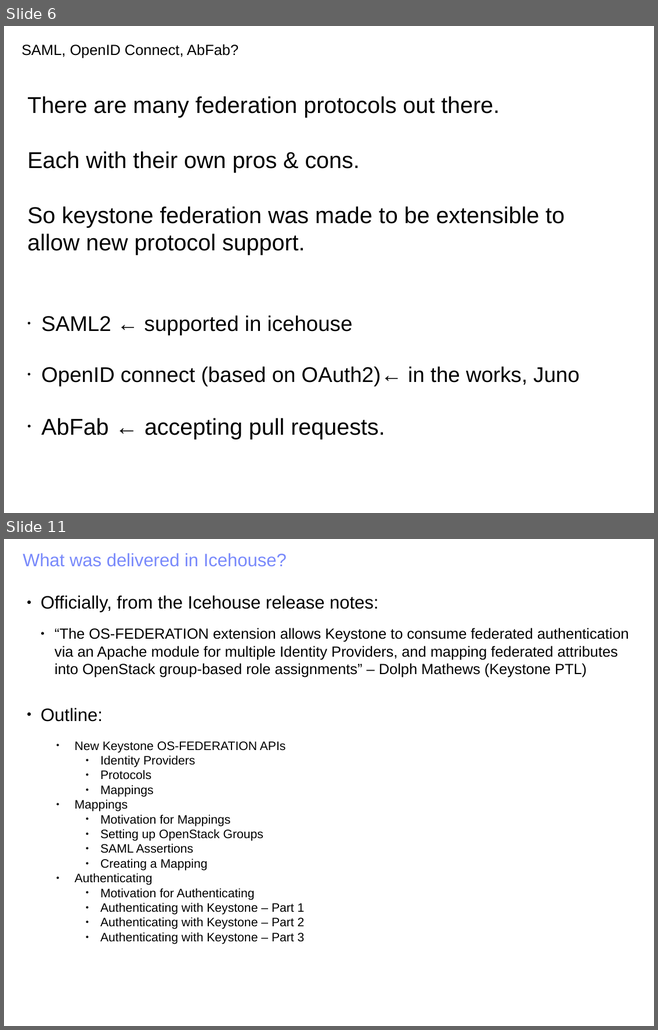
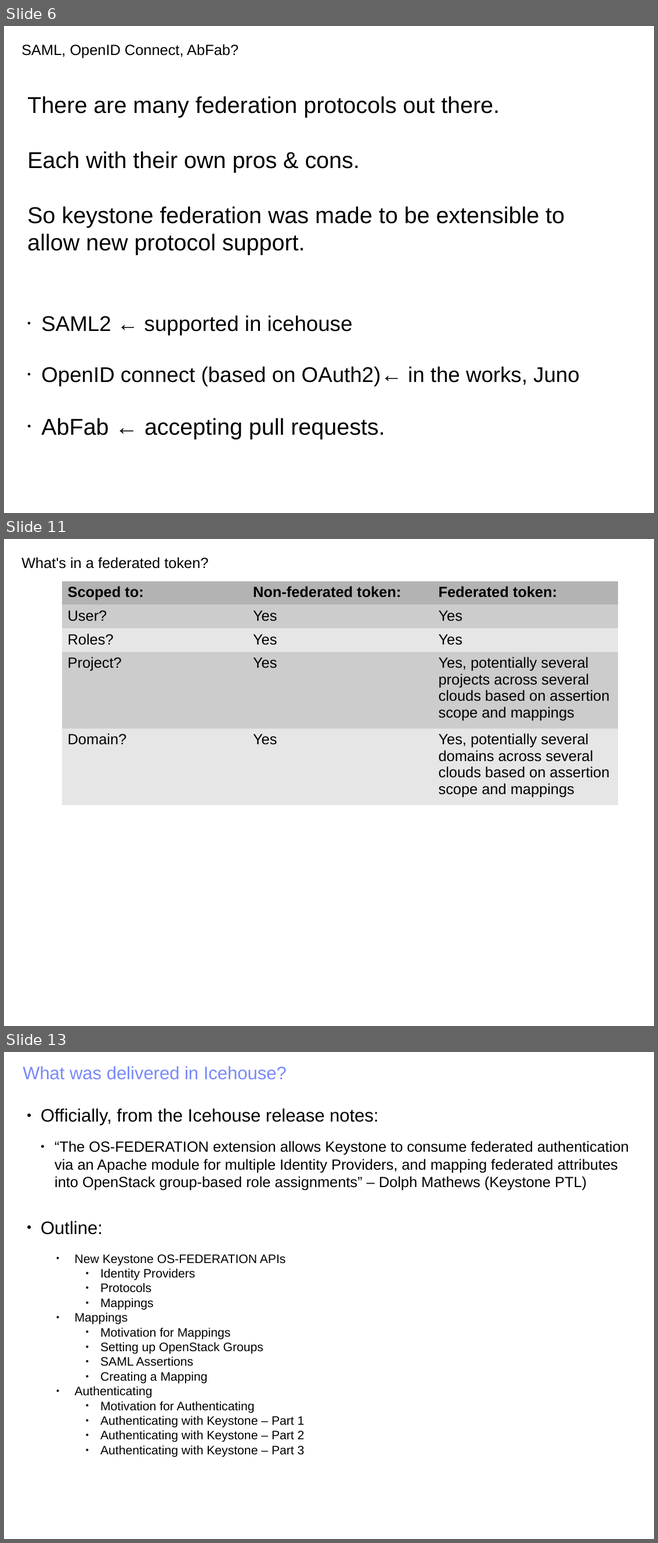
Before and after one commit to joesavak/OpenStackFederation, a slide deck: os-federation.odp. Shown one above the other, each under a label of ours: slides 6 and 11 before the commit, slides 6, 11 and 13 after it; the slides between them are not shown. The pictures are 658x1030 and 658x1543 pixels, drawn with LibreOffice and Linux fonts; fonts in the diff are those of the drawing. Boxes give left, top, right and bottom in pixels: in the first picture for what was removed or moved away, otherwise in the second. Text is boxed around its words. In the diff, an @@ line names an element or a change of style, - is before the commit and + after.

```diff
--- a/os-federation.odp
+++ b/os-federation.odp
@@ slide 11 added at (x1=4, y1=539, x2=654, y2=1026), background #FFFFFF @@
@@ text added at (x1=21, y1=557, x2=208, y2=569), 18 pt, text #000000 @@
+What's in a federated token?
@@ table added at (x1=62, y1=581, x2=618, y2=799), 5 rows, 3 columns @@
+Scoped to: | Non-federated token: | Federated token:
+User? | Yes | Yes
+Roles? | Yes | Yes
+Project? | Yes | Yes, potentially several projects across several clouds based on assertion scope and mappings
+Domain? | Yes | Yes, potentially several domains across several clouds based on assertion scope and mappings
@@ what was slide 11 is now slide 13 @@
```
Also in this commit, not shown: 5 slides changed, 1 other slide added.
